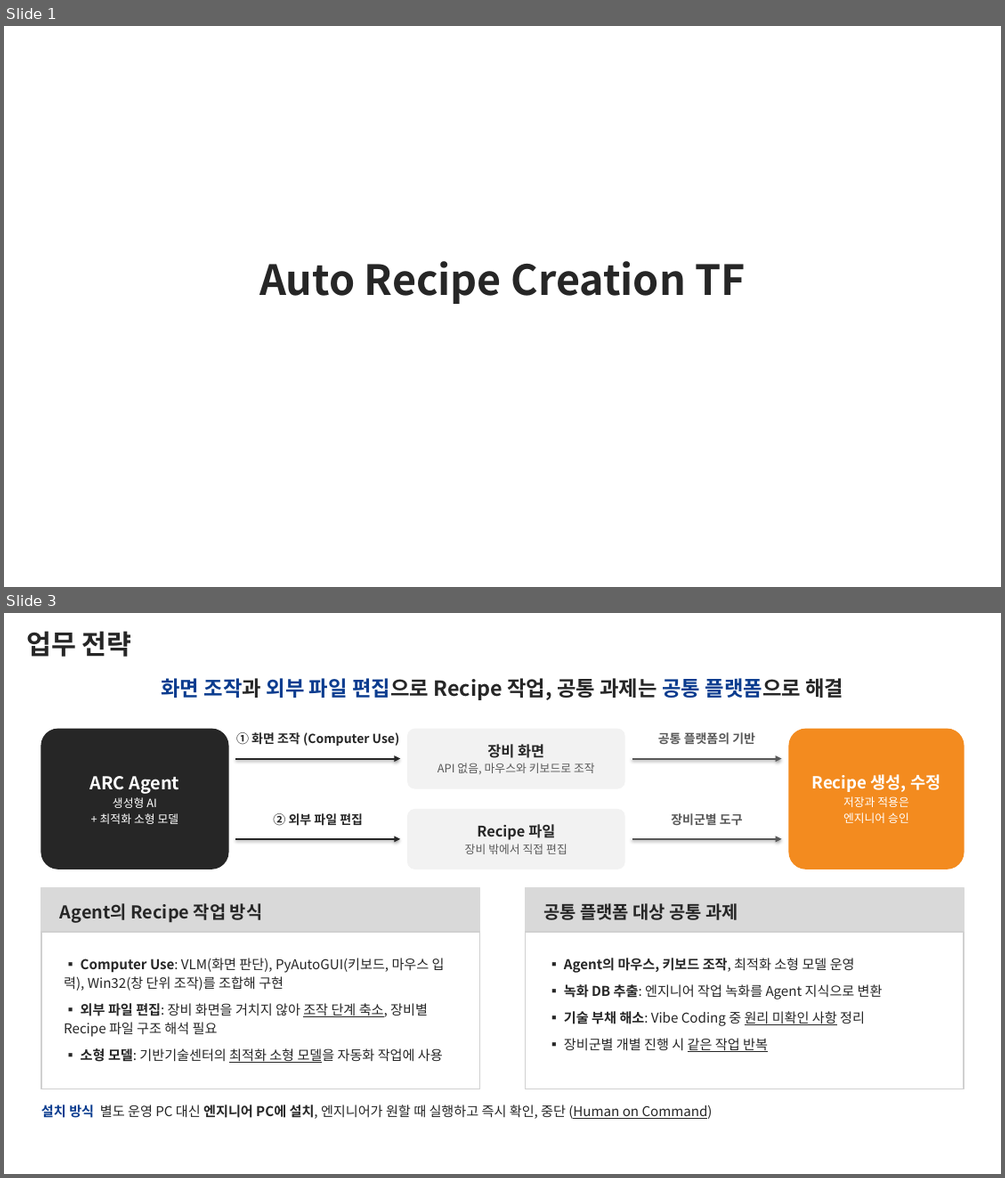
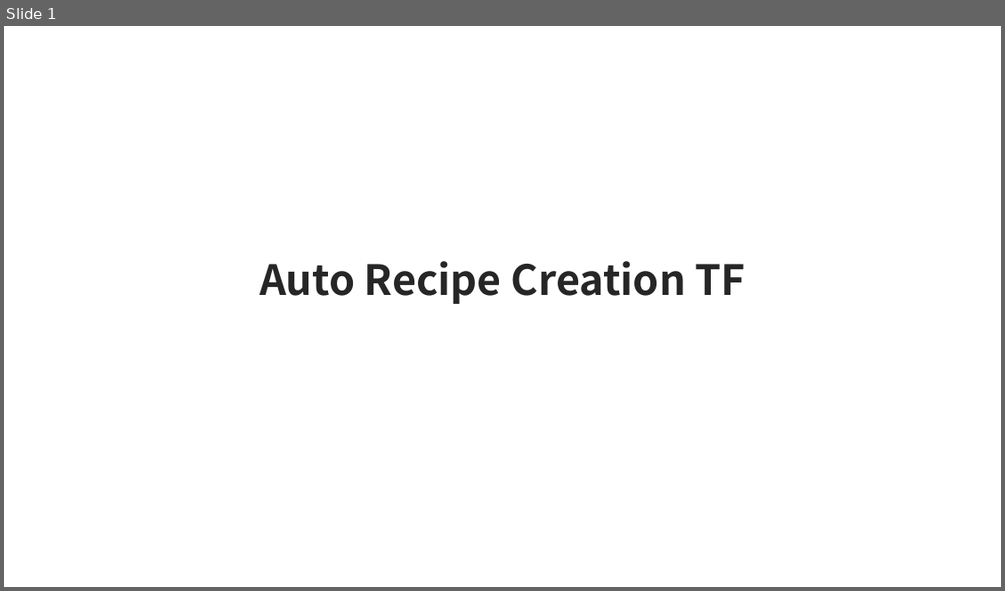
Before and after one commit to DarrenKoi/pm_notes, a slide deck: my-task/arc-tf/deliverables/arc-tf-exec-summary.pptx. Shown one above the other, each under a label of ours: slides 1 and 3 before the commit, slide 1 after it; the slides between them are not shown. The pictures are 1005x1178 and 1005x591 pixels, drawn with LibreOffice and Linux fonts; fonts in the diff are those of the drawing. Boxes give left, top, right and bottom in pixels: in the first picture for what was removed or moved away, otherwise in the second. Text is boxed around its words. In the diff, an @@ line names an element or a change of style, - is before the commit and + after.

```diff
--- a/my-task/arc-tf/deliverables/arc-tf-exec-summary.pptx
+++ b/my-task/arc-tf/deliverables/arc-tf-exec-summary.pptx
@@ slide 3 removed at (x1=4, y1=613, x2=1001, y2=1174), background #FFFFFF @@
@@ text removed at (x1=26, y1=631, x2=132, y2=657) @@
-업무 전략
@@ text removed at (x1=161, y1=678, x2=843, y2=700) @@
-화면 조작과 외부 파일 편집으로 Recipe 작업, 공통 과제는 공통 플랫폼으로 해결
@@ rounded rectangle removed at (x1=41, y1=729, x2=228, y2=868) @@
@@ text removed at (x1=236, y1=732, x2=400, y2=746) @@
-① 화면 조작 (Computer Use)
@@ rounded rectangle removed at (x1=408, y1=729, x2=624, y2=788) @@
@@ text removed at (x1=658, y1=732, x2=755, y2=744) @@
-공통 플랫폼의 기반
@@ rounded rectangle removed at (x1=789, y1=729, x2=963, y2=868) @@
@@ arrow removed from (235, 759) to (400, 759) @@
@@ text removed at (x1=437, y1=763, x2=595, y2=774) @@
-장비 화면
-API 없음, 마우스와 키보드로 조작
@@ arrow removed from (632, 759) to (782, 759) @@
@@ text removed at (x1=90, y1=776, x2=179, y2=824) @@
-ARC Agent
-생성형 AI
-+ 최적화 소형 모델
@@ text removed at (x1=812, y1=774, x2=940, y2=823) @@
-Recipe 생성, 수정
-저장과 적용은
-엔지니어 승인
@@ text removed at (x1=273, y1=813, x2=363, y2=826) @@
-② 외부 파일 편집
@@ rounded rectangle removed at (x1=408, y1=810, x2=624, y2=868) @@
@@ text removed at (x1=465, y1=824, x2=567, y2=854) @@
-Recipe 파일
-장비 밖에서 직접 편집
@@ text removed at (x1=671, y1=813, x2=743, y2=826) @@
-장비군별 도구
@@ arrow removed from (235, 839) to (400, 839) @@
@@ arrow removed from (632, 839) to (782, 839) @@
@@ rectangle removed at (x1=41, y1=888, x2=480, y2=932) @@
@@ text removed at (x1=60, y1=903, x2=263, y2=923) @@
-Agent의 Recipe 작업 방식
@@ rectangle removed at (x1=526, y1=888, x2=964, y2=932) @@
@@ text removed at (x1=543, y1=903, x2=739, y2=920) @@
-공통 플랫폼 대상 공통 과제
@@ rectangle removed at (x1=41, y1=932, x2=480, y2=1088) @@
@@ rectangle removed at (x1=526, y1=932, x2=964, y2=1088) @@
@@ text removed at (x1=64, y1=957, x2=445, y2=1062) @@
-▪ Computer Use: VLM(화면 판단), PyAutoGUI(키보드, 마우스 입력), Win32(창 단위 조작)를 조합해 구현
-▪ 외부 파일 편집: 장비 화면을 거치지 않아 조작 단계 축소, 장비별 Recipe 파일 구조 해석 필요
-▪ 소형 모델: 기반기술센터의 최적화 소형 모델을 자동화 작업에 사용
@@ text removed at (x1=564, y1=957, x2=882, y2=1052) @@
-▪ Agent의 마우스, 키보드 조작, 최적화 소형 모델 운영
-▪ 녹화 DB 추출: 엔지니어 작업 녹화를 Agent 지식으로 변환
-▪ 기술 부채 해소: Vibe Coding 중 원리 미확인 사항 정리
-▪ 장비군별 개별 진행 시 같은 작업 반복
@@ text removed at (x1=41, y1=1104, x2=712, y2=1119) @@
-설치 방식 별도 운영 PC 대신 엔지니어 PC에 설치, 엔지니어가 원할 때 실행하고 즉시 확인, 중단 (Human on Command)
```
Also in this commit, not shown: 2 slides changed, 9 other files.
